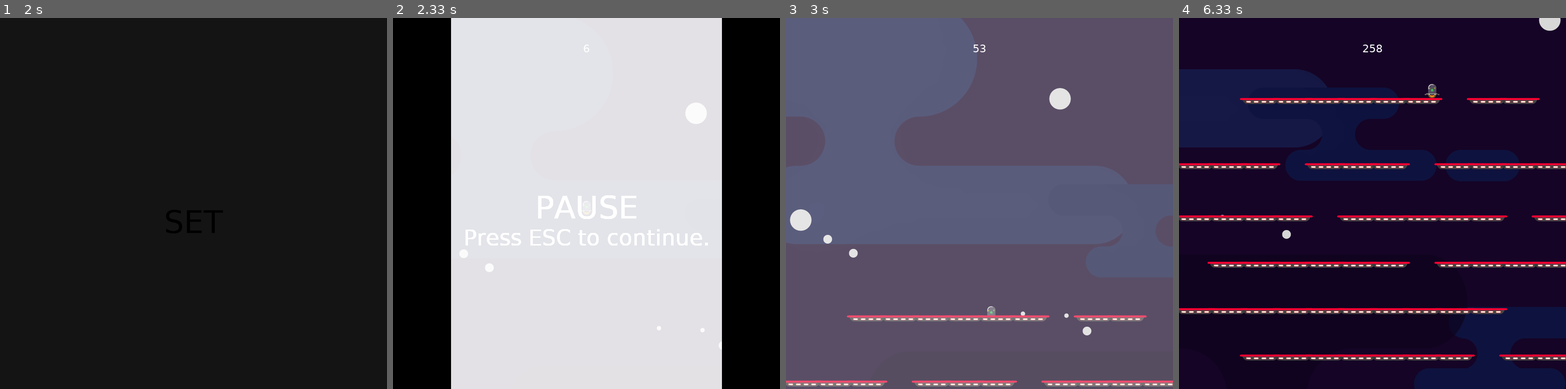
Above: before the commit, frames 1-4 (left to right).
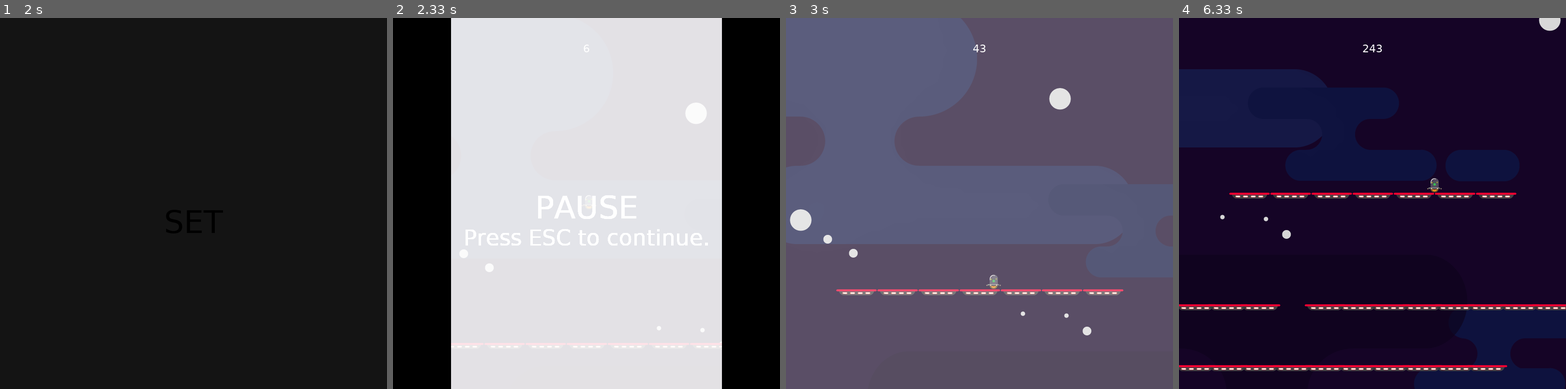
Above: after the commit, the same moments.

Repository: BulSU-BSCpE2B-Group2/DROP
Game: pygame game, started from main.py
Two runs of this game, one before a commit and one after it. Both use one fixed random seed, a clock stepped at 60 frames per second and the inputs below.
Inputs (mouse positions are in pixels of both pictures, inside the frame that each line leads up to):
- Up to frame 1 (2 s): click (178, 218) at 0.38 s
- Up to frame 2 (2.33 s): tap Space at 2.17 s
- Up to frame 3 (3 s): tap Enter at 2.5 s; hold Right from 2.83 s (still down)
- Up to frame 4 (6.33 s): release Right at 3.3 s; hold Left 3.33-3.87 s; hold Left 3.9-4.3 s; hold Right 4.33-4.97 s; hold Left 5-5.47 s; hold Right 5.5-5.97 s; hold Right from 6 s (still down)

Frame 1 is identical in both runs. In frame 2, 0.4% of the frame differs, in the area x 15-85%, y 47-89%; in frame 3, 3.8%; in frame 4, 12%, in the area x 0-100%, y 7-96%.

Commit message:
Spawning logic altered a little bit. New problem: Multiplier keeps resetting to 1 after powerup is picked up
I'm still coming up with an algorithm that stores the first multiplier before the powerup is picked up and it does not store the consecutive ones

Diff:
--- a/game_over_screen.py
+++ b/game_over_screen.py
@@ -1,8 +1,5 @@
 from settings import *
 import pygame as pg
-
-highscore = load_hs_data()
-
 
 def show_go_screen(score, highscore):
     go_screen_animation(WIDTH, height, dark_red, score, highscore)
--- a/highscore.txt
+++ b/highscore.txt
@@ -1 +1 @@
-429
+2957
--- a/main.py
+++ b/main.py
@@ -17,7 +17,7 @@
         pg.mixer.init()
         self.screen = screen # add pg.FULLSCREEN if you want to full screen
         pg.display.set_caption(title)
-        self.newPlatformInterval = 50
+        self.newPlatformInterval = 80
         self.currentInterval = 0
         self.highscore = load_hs_data()
         self.bg = pg.image.load('assets/main_menu/bg-darker.png').convert_alpha()
@@ -25,6 +25,7 @@
         self.bg3 = pg.image.load('assets/main_menu/bg-darker.png').convert_alpha()
         self.bg4 = pg.image.load('assets/main_menu/bg-darker.png').convert_alpha()
         self.bg_rect = self.bg.get_rect()
+        self.highscore = load_hs_data()
 
     def new(self):
         # starting a new game
@@ -32,6 +33,8 @@
         self.score = 0
         self.running = True
         self.multiplier = 1
+        self.height_platform = 700
+        self.event_interval = 5000
         self.alpha = 255
         self.p_multiplier = 0
         # assign sprite groups
@@ -39,6 +42,10 @@
         self.platforms = pg.sprite.Group()
         self.slowplatformpowerup = pg.sprite.Group()
         self.player_sprite = pg.sprite.Group()
+        for plat in platform_list:
+            p = Platform(plat)
+            self.all_sprites.add(p)
+            self.platforms.add(p)
         # assign CLASS
         self.player = Player(self)
         self.player_sprite.add(self.player)
@@ -61,22 +68,23 @@
     def update(self):
         # game loop update
         # initialize variables needed for the function
-        self.multiplier += 0.0008
+        self.multiplier += 0.0005
         self.score += 1
-        self.height_platform = 1
-        self.speed = 2 * self.multiplier
-
+        self.speed = 1 * self.multiplier
+        print("Height_platform: %d" %self.height_platform)
+        print("Time before another platform spawns: {}".format(self.newPlatformInterval / self.speed))
+        print("Current Interval is: %d" %self.currentInterval)
+        print("Speed is: %f" %self.speed)
         # if speed is more than 4, speed multiplier goes back to 0
-        if self.speed > 5:
+        if self.speed >= 5:
             self.multiplier = 1
-
         # gaps spawn function
         self.gaps = random.randint(1, 6)
         self.generate = random.randint(0, 10)
         self.currentInterval += 1
-        if (self.currentInterval + self.speed) > self.newPlatformInterval:
-            if not self.height_platform > 6:
-                self.height_platform += 1
+        if self.currentInterval > (self.newPlatformInterval / self.speed):
+            if not self.height_platform > height * 2:
+                self.height_platform += 100
             sequence, rect = add_platform(self.gaps, self.height_platform)
             for x in sequence:
                 if x == 1:
@@ -86,7 +94,6 @@
                     rect.width += 134
                 else:
                     rect.width += 134
-            self.currentInterval = 0
 
         # slow platform power up function spawn
             power_up, power_up_rect = spawn_power_up(self.generate, self.height_platform)
@@ -98,27 +105,26 @@
                     power_up_rect.width += 134
                 else:
                     power_up_rect.width += 134
-
+            self.currentInterval = 0
         # update number of platforms, update the player position
 
         # if power up leaves the screen, kill it.
         for slowdown_platform in self.slowplatformpowerup:
             slowdown_platform.rect.y -= self.speed
-            if slowdown_platform.rect.top <= -20:
+            if slowdown_platform.rect.top <= -10:
                 slowdown_platform.kill()
 
         # if platform leaves the screen, kill it.
         for platform in self.platforms:
             platform.rect.y -= self.speed
-            if platform.rect.top <= -20:
+            if platform.rect.top <= -10:
                 platform.kill()
 
         # check if player hits a power_up
         slow_down_hit = pg.sprite.spritecollide(self.player, self.slowplatformpowerup, True)
         if slow_down_hit:
-            self.p_multiplier = self.multiplier
             self.multiplier = 0.5
-            pg.time.set_timer(RESET_SPEED_EVENT, 6000)
+            pg.time.set_timer(RESET_SPEED_EVENT, self.event_interval)
 
         # check if player hits a platform - only if falling!
         if self.player.vel.y > 0:
@@ -147,15 +153,14 @@
         self.background, self.background2 = scrolling_background(-2, -1, self.background, self.background2, self.bg_rect)
         self.background3, self.background4 = scrolling_background(-2, -1, self.background3, self.background4, self.bg_rect)
 
-
         self.player.update()
         self.platforms.update()
         self.slowplatformpowerup.update()
 
         # for debugging purposes, do not remove yet.
-        print("Speed is: {}".format(self.speed))
+        """print("Speed is: {}".format(self.speed))
         print("Speed multiplier is: {}".format(self.multiplier))
-        print("Current interval is: {}".format(self.currentInterval))
+        print("Current interval is: {}".format(self.currentInterval))"""
 
     def events(self):
         # Game loop - EVENTS
@@ -164,7 +169,8 @@
             if event.type == pg.QUIT:
                 self.running = False
             if event.type == RESET_SPEED_EVENT:
-                self.multiplier = self.p_multiplier
+                self.event_interval = 0
+                self.multiplier = 1
                 pg.time.set_timer(RESET_SPEED_EVENT, 0)
             if event.type == pg.KEYDOWN:
                 # if escape it should go to the game over screen
--- a/settings.py
+++ b/settings.py
@@ -1,13 +1,14 @@
 import itertools
 import pygame as pg
 from os import path
-
+vec = pg.math.Vector2
 
 def load_hs_data():
     # read high score from highscore.txt
     with open(path.join(dir, highscore_textfile), 'w') as f:
         try:
             highscore = int(f.read())
+            print("Highscore is: %d" %highscore)
         except:
             highscore = 0
     return highscore
@@ -77,7 +78,7 @@
 fps = 60
 font_style = 'verdana'
 highscore_textfile = 'highscore.txt'
-screen = pg.display.set_mode((WIDTH, height), pg.FULLSCREEN)
+screen = pg.display.set_mode((WIDTH, height))
 clock = pg.time.Clock()
 font_name = pg.font.match_font(font_style)
 
@@ -86,11 +87,14 @@
 player_friction = -0.08
 player_width = 30
 player_height = 40
-player_gravity = 1
+player_gravity = 0.5
 player_jump = 20
 
 # list of platforms
-platform_list = []
+platform_list = [(WIDTH / 2, height / 2 + 300),(WIDTH / 2 - 85, height / 2 + 300),
+                 (WIDTH / 2 - 85*2, height / 2 + 300), (WIDTH / 2 - 85*3, height / 2 + 300),
+                 (WIDTH / 2 + 85, height / 2 + 300), (WIDTH / 2 + 85*2, height / 2 + 300),
+                 (WIDTH / 2 + 85*3, height / 2 + 300)]
 
 # [((WIDTH / 2 - 50, height * 3 / 4), (100, 20)), ((125, height - 350), (100, 20)),
                  # ((350, 200), (100, 20)), ((172, 100), (50, 20))]
--- a/sprites.py
+++ b/sprites.py
@@ -13,6 +13,8 @@
         #self.image = pg.Surface((player_width, player_height))
         self.image = pg.image.load('assets/characters/character-01.png')
         self.rect = self.image.get_rect()
+        self.rect.width = 30
+        self.rect.height = 30
         self.rect.center = (WIDTH / 2, height / 2)
         self.pos = vec(WIDTH / 2, height / 2)
         self.vel = vec(0, 0)
@@ -90,7 +92,7 @@
 
 
 def spawn_power_up(generate, pu_spawn_height):
-    p_rect = pg.Rect(0, 0, WIDTH / 12, height * pu_spawn_height - 50)
+    p_rect = pg.Rect(0, 0, WIDTH / 12, height + pu_spawn_height - 50)
     spawn = [0, 0, 0, 0, 0, 1, 0, 0, 0, 0, 0, 0]
     no_spawn = [0, 0, 0, 0, 0, 0, 0, 0, 0, 0, 0, 0]
     if generate == 1:
@@ -102,14 +104,14 @@
 
 
 def add_platform(gaps, spawn_height):
-    rect = pg.Rect(0, 0, WIDTH / 12, height * spawn_height)
-    gaps_1 = [0, 0, 1, 1, 1, 1, 1, 1, 1, 1, 1, 1]
+    rect = pg.Rect(0, 0, WIDTH / 12, height + spawn_height)
+    gap_1 = [0, 1, 1, 1, 1, 1, 1, 1, 1, 1, 1, 1]
     gaps_2 = [0, 0, 1, 1, 1, 1, 1, 1, 1, 1, 1, 1]
     gaps_3 = [0, 0, 0, 1, 1, 1, 1, 1, 1, 1, 1, 1]
     gaps_4 = [0, 0, 0, 0, 1, 1, 1, 1, 1, 1, 1, 1]
     if gaps == 1:
-        random.shuffle(gaps_1)
-        sequence = gaps_1
+        random.shuffle(gap_1)
+        sequence = gap_1
     elif gaps == 2:
         random.shuffle(gaps_2)
         sequence = gaps_2
